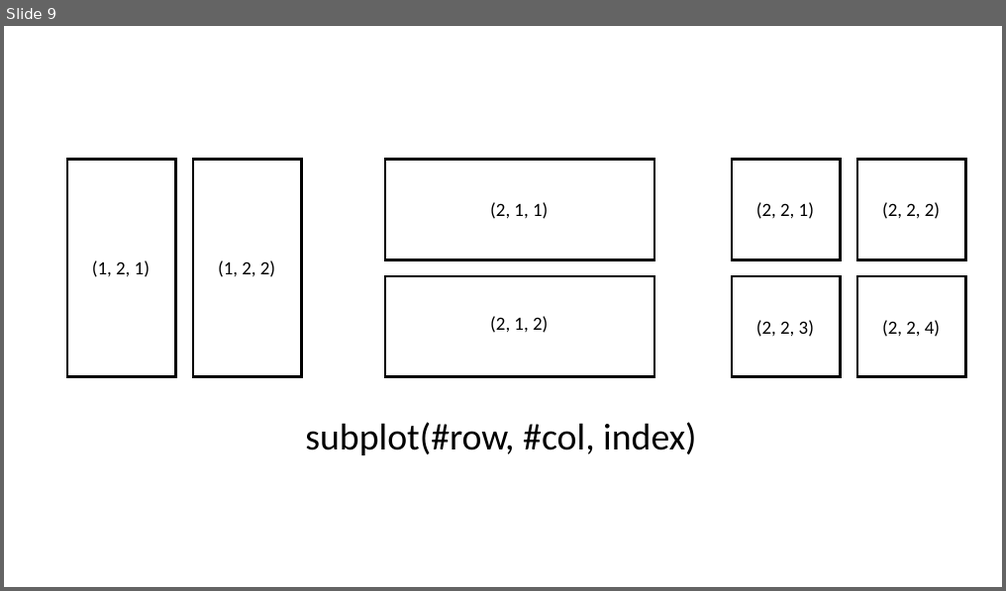
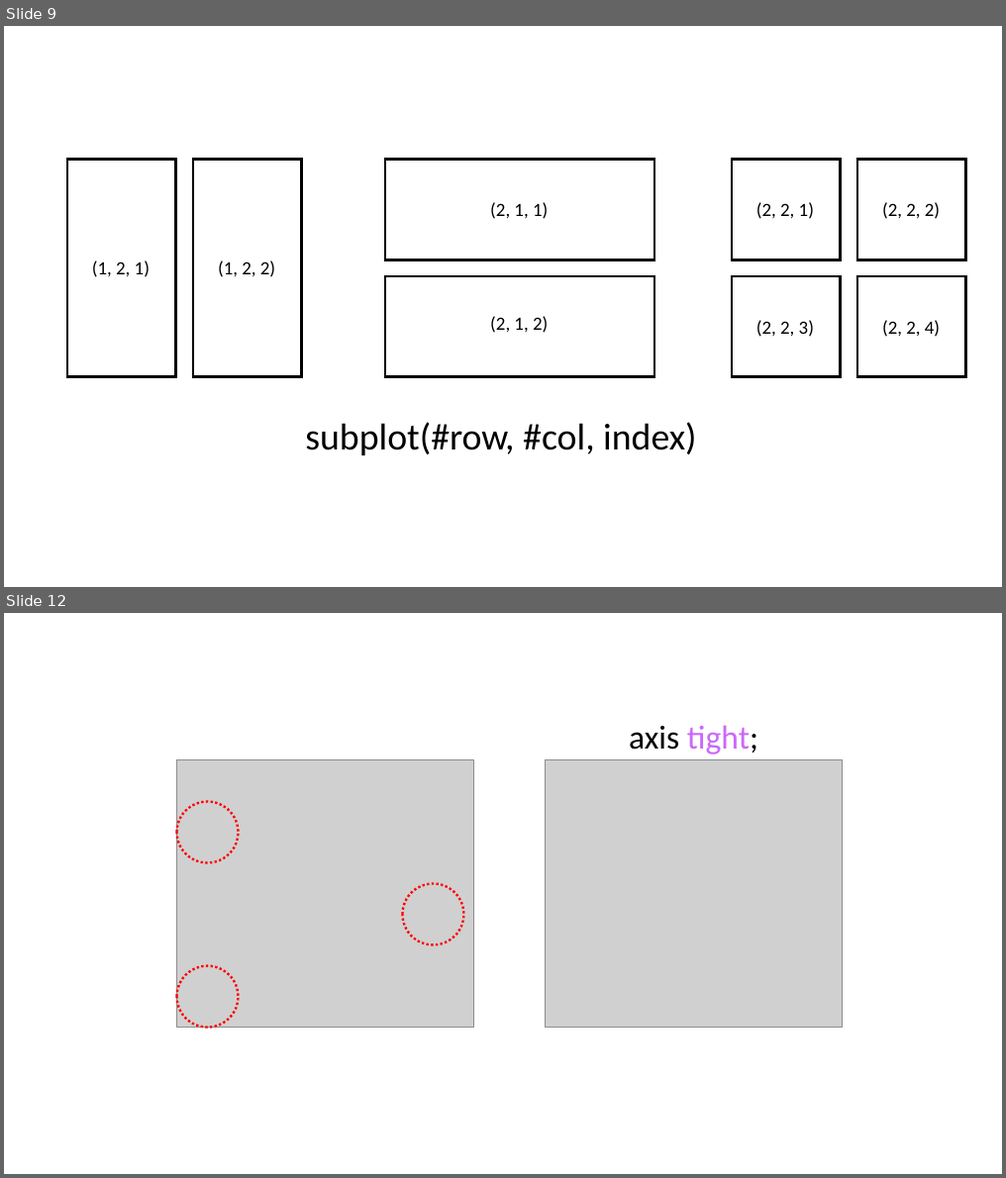
Before and after one commit to answeredbyablemind/answeredbyablemind.github.io, a slide deck: Wikidocs/pics/pics_2d_graphs.pptx. Shown one above the other, each under a label of ours: slide 9 before the commit, slides 9 and 12 after it; the slides between them are not shown. The pictures are 1006x591 and 1006x1178 pixels, drawn with LibreOffice and Linux fonts; fonts in the diff are those of the drawing; grey boxes stand for pictures. Boxes give left, top, right and bottom in pixels: in the first picture for what was removed or moved away, otherwise in the second. Text is boxed around its words. In the diff, an @@ line names an element or a change of style, - is before the commit and + after.

```diff
--- a/Wikidocs/pics/pics_2d_graphs.pptx
+++ b/Wikidocs/pics/pics_2d_graphs.pptx
@@ slide 12 added at (4,613,1002,1174), background #FFFFFF @@
@@ text added at (629,725,758,755), 32 pt, text #000000 @@
+axis tight;
@@ picture added at (177,760,473,1027) @@
@@ picture added at (546,760,842,1027) @@
@@ ellipse added at (177,802,239,863), outline #FF0000 2.25 pt dashed @@
@@ ellipse added at (402,884,463,946), outline #FF0000 2.25 pt dashed @@
@@ ellipse added at (177,966,239,1028), outline #FF0000 2.25 pt dashed @@
```
Also in this commit, not shown: 8 other slides added.
